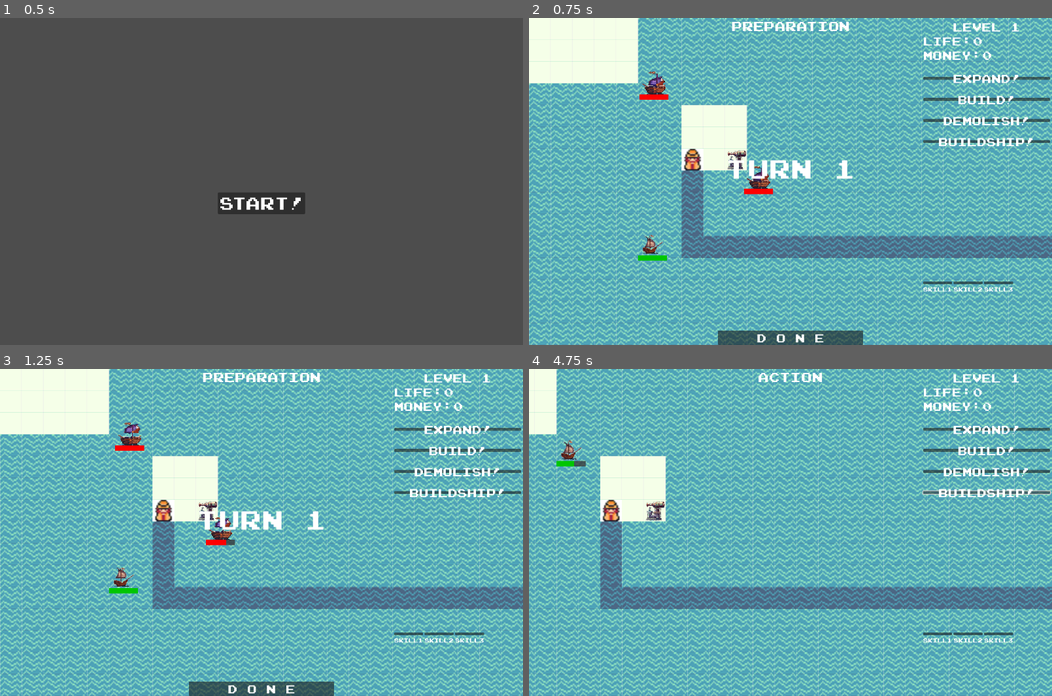
Above: before the commit, frames 1-4 (two rows, left to right).
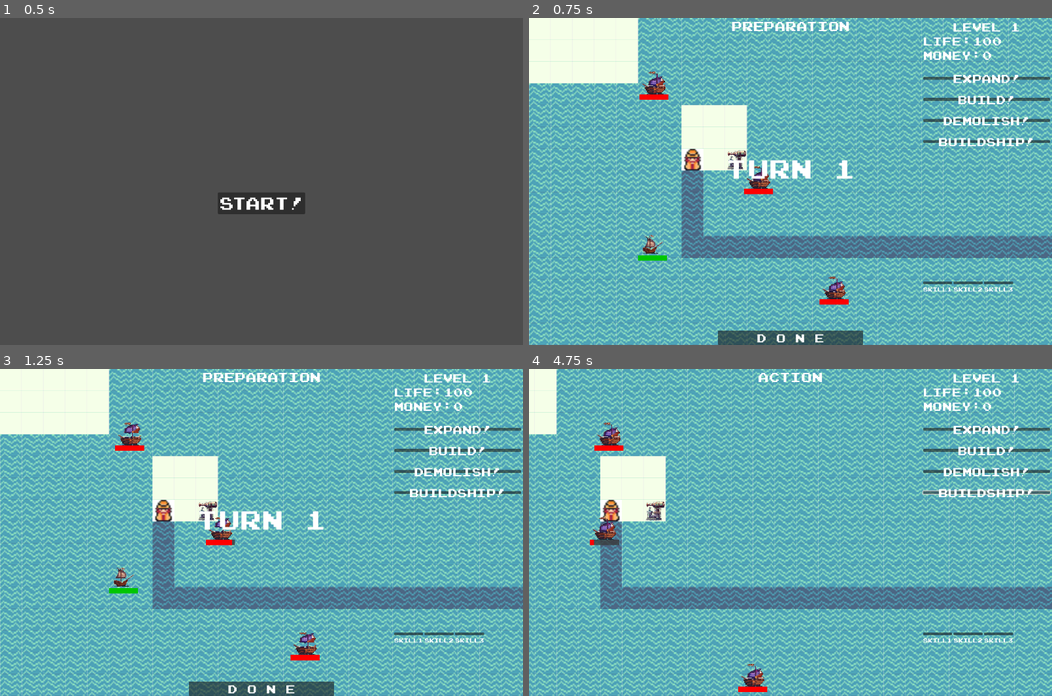
Above: after the commit, the same moments.

Repository: LeoZhang421/GameJam-2024-Pixel
Game: Godot game, scene res://Scenes/Start.tscn
Two runs of this game, one before a commit and one after it. Both use one fixed random seed, a clock stepped at 60 frames per second and the inputs below. Sound files missing from this copy of the repository are replaced by a short silence.
Inputs:
- Up to frame 1 (0.5 s): no input
- Up to frame 2 (0.75 s): click "Start!" at 0.5 s
- Up to frame 3 (1.25 s): no input
- Up to frame 4 (4.75 s): click "D o n e" at 1.25 s; click "Expand!" at 2 s; click "Build!" at 2.75 s; click "Demolish!" at 3.5 s; click "Buildship!" at 4.25 s

Frame 1 is identical in both runs. In frame 2, 0.4% of the frame differs, in the area x 55-91%, y 5-88%; in frame 3, 0.4%; in frame 4, 1.1%, in the area x 5-91%, y 5-99%.

Commit message:
merchant slight update

Diff:
--- a/Scenes/Enemies/EnemyExample.gd
+++ b/Scenes/Enemies/EnemyExample.gd
@@ -2,10 +2,10 @@
 
 # control variables
 @export_range(0,500,1) var move_speed: int = 50 # 每帧移动多少像素
-@export_range(1,20,1) var max_hp: int = 10
-@export_range(1,20,1) var attack: int = 2
-@export_range(0.0, 10.0) var attack_speed: float = 0.5 # 每秒攻击多少次，越高攻速越快
-@export_range(0, 600, 60) var attack_range: int = 4 * 60 # 60像素的倍数
+@export_range(1,20,1) var max_hp: int = 30
+@export_range(1,20,1) var attack: int = 3
+@export_range(0.0, 10.0) var attack_speed: float = 1.0 # 每秒攻击多少次，越高攻速越快
+@export_range(0, 600, 60) var attack_range: int = 3 * 60 # 60像素的倍数
 @export var start_location: Vector2 = Vector2(500,500)
 @export var end_location: Vector2 = Vector2(1000,500)
 
--- a/Scenes/Main.tscn
+++ b/Scenes/Main.tscn
@@ -262,6 +262,18 @@
 layer_3/tile_data = PackedInt32Array(458760, 131072, 13)
 layer_4/tile_data = PackedInt32Array(196637, 65536, 13)
 
+[node name="TurrentExample" parent="TileMap_Test1" instance=ExtResource("4_roy33")]
+position = Vector2(630, 450)
+attack_range = 360
+attack_speed = 2.0
+start_location = Vector2(630, 450)
+
+[node name="ShipExample" parent="TileMap_Test1" instance=ExtResource("5_kow21")]
+position = Vector2(400, 200)
+move_speed = 100
+start_location = Vector2(400, 200)
+end_location = Vector2(400, 700)
+
 [node name="Camera2D" type="Camera2D" parent="."]
 offset = Vector2(780, 510)
 limit_left = -720
@@ -284,21 +296,15 @@
 start_location = Vector2(1000, 240)
 end_location = Vector2(400, 240)
 
+[node name="EnemyExample3" parent="EnemyLayer" instance=ExtResource("5_qx87c")]
+position = Vector2(900, 800)
+move_speed = 25
+start_location = Vector2(900, 950)
+end_location = Vector2(900, 800)
+
 [node name="BuildingLayer" type="Node" parent="."]
 
-[node name="TurrentExample" parent="BuildingLayer" instance=ExtResource("4_roy33")]
-position = Vector2(630, 450)
-attack_range = 360
-attack_speed = 2.0
-start_location = Vector2(630, 450)
-
 [node name="ShipLayer" type="Node" parent="."]
-
-[node name="ShipExample" parent="ShipLayer" instance=ExtResource("5_kow21")]
-position = Vector2(400, 200)
-move_speed = 100
-start_location = Vector2(400, 200)
-end_location = Vector2(400, 700)
 
 [node name="MerchantLayer" type="Node" parent="."]
 script = ExtResource("7_sh4x1")
--- a/Scenes/Ships/Merchant.gd
+++ b/Scenes/Ships/Merchant.gd
@@ -95,6 +95,8 @@
 	moving = true
 	current_index = 0
 	animation.play("default")
+	hp = max_hp
+	_update_health()
 	show()
 
 # singal functions
--- a/Scenes/Ships/Merchant.tscn
+++ b/Scenes/Ships/Merchant.tscn
@@ -134,6 +134,7 @@
 
 [sub_resource type="LabelSettings" id="LabelSettings_w1cv4"]
 font = ExtResource("3_kouct")
+font_color = Color(1, 1, 0, 1)
 outline_size = 8
 outline_color = Color(0, 0, 0, 1)
 
@@ -309,11 +310,10 @@
 autoplay = "default"
 
 [node name="TimerB" type="Timer" parent="."]
-wait_time = 3.0
+wait_time = 2.0
 one_shot = true
 
 [node name="Label" type="Label" parent="."]
-visible = false
 modulate = Color(1, 1, 1, 0)
 offset_left = -53.0
 offset_top = -11.5
--- a/Scripts/Character.gd
+++ b/Scripts/Character.gd
@@ -1,8 +1,8 @@
 extends Node
-@onready var gold:int
-@onready var future_gold:int
+@onready var gold:int = 0
+@onready var future_gold:int = 0
 @onready var max_hp:int = 100
-@onready var current_hp:int
+@onready var current_hp:int = max_hp
 @onready var max_buildable_ships:int
 @onready var current_built_ships:int
 
